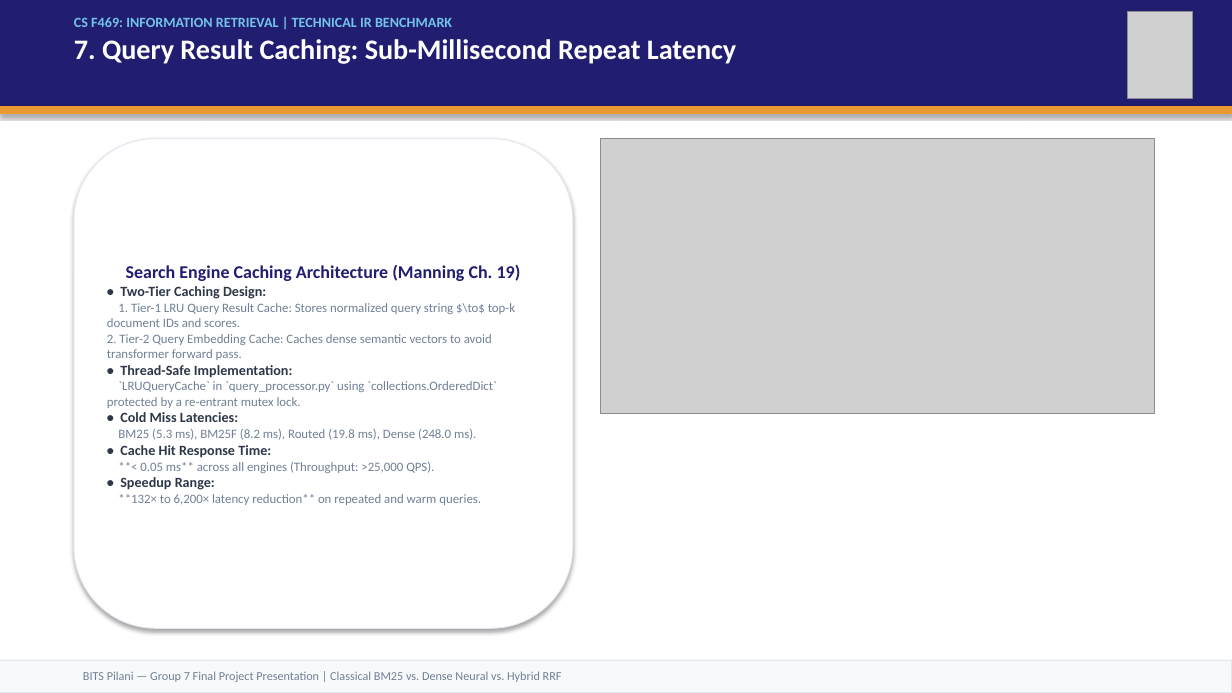
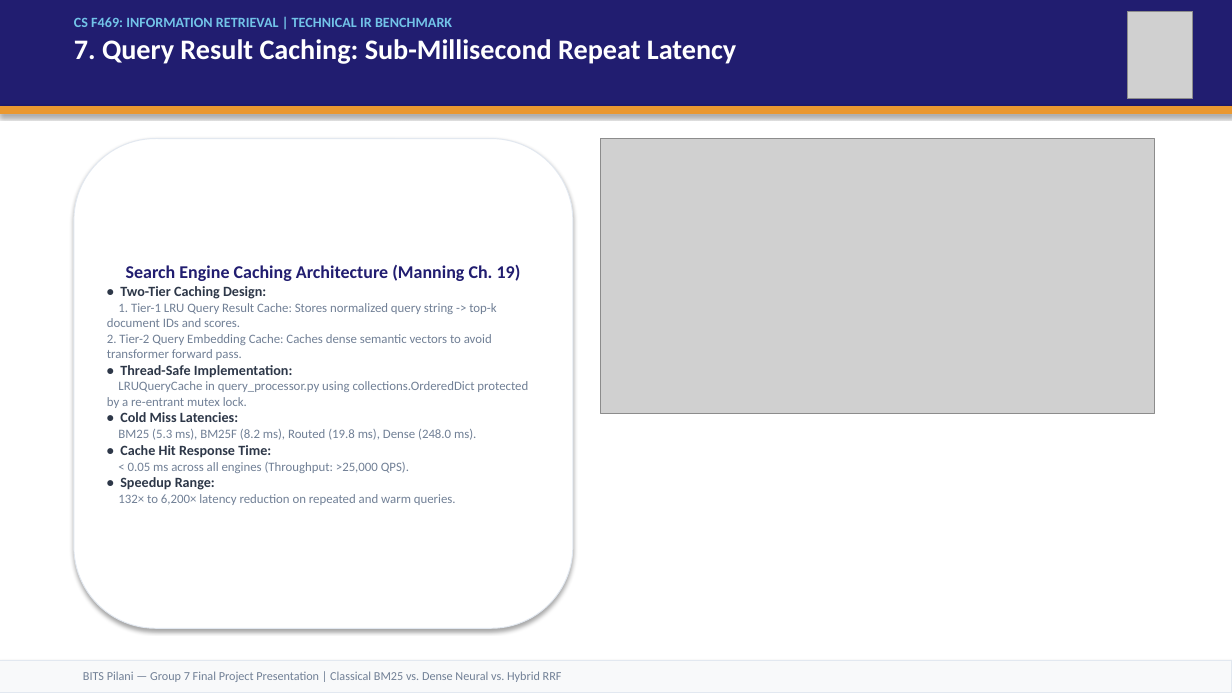
Before and after one commit to vishrutbhushan/ir-benchmark, a slide deck: slide 8 of presentation/IR_Benchmark_Presentation.pptx. Drawn at 1232x693 pixels with LibreOffice and Linux fonts; fonts in the diff are those of the drawing; grey boxes stand for pictures. Boxes give left, top, right and bottom in pixels: in the first picture for what was removed or moved away, otherwise in the second. Text is boxed around its words. In the diff, an @@ line names an element or a change of style, - is before the commit and + after.

```diff
--- a/presentation/IR_Benchmark_Presentation.pptx
+++ b/presentation/IR_Benchmark_Presentation.pptx
@@ text in rounded rectangle at [107, 303, 496, 360]: text changed @@
-1. Tier-1 LRU Query Result Cache: Stores normalized query string $\to$ top-k document IDs and scores.
-2. Tier-2 Query Embedding Cache: Caches dense semantic vectors to avoid transformer forward pass.
+1. Tier-1 LRU Query Result Cache: Stores normalized query string -> top-k document IDs and scores.
+2. Tier-2 Query Embedding Cache: Caches dense semantic vectors to avoid transformer forward pass.
@@ text in rounded rectangle at [107, 381, 528, 408]: text changed @@
-`LRUQueryCache` in `query_processor.py` using `collections.OrderedDict` protected by a re-entrant mutex lock.
+LRUQueryCache in query_processor.py using collections.OrderedDict protected by a re-entrant mutex lock.
@@ text in rounded rectangle at [128, 462, 409, 473]: text changed @@
-**< 0.05 ms** across all engines (Throughput: >25,000 QPS).
+< 0.05 ms across all engines (Throughput: >25,000 QPS).
@@ text in rounded rectangle at [118, 494, 456, 505]: text changed @@
-**132× to 6,200× latency reduction** on repeated and warm queries.
+132× to 6,200× latency reduction on repeated and warm queries.
```
Also in this commit, not shown: 9 other slides changed, 6 other files.
